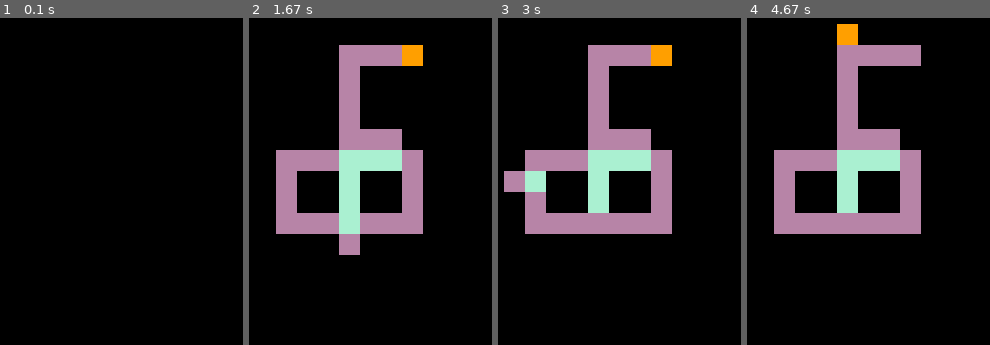
Above: before the commit, frames 1-4 (left to right).
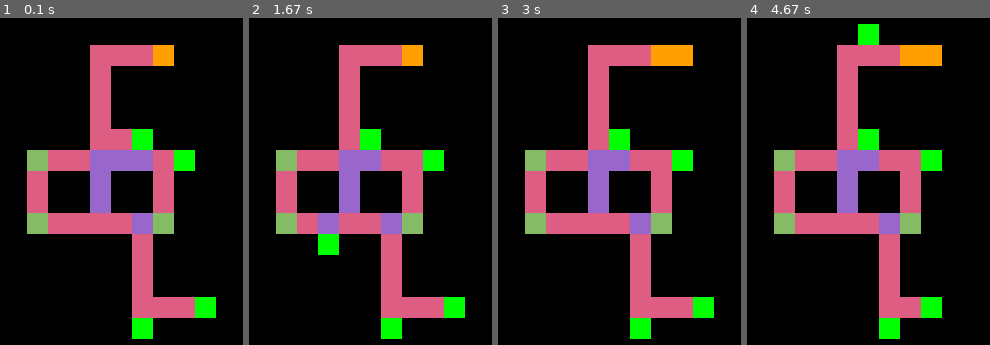
Above: after the commit, the same moments.

Repository: Winter-Guerra/CSAIL-Inherited-M-Block-Visualizer
Game: pygame game, started from graphics/pygame/visualizer2D.py
Same seed, same stepped clock (60 frames per second), same inputs: the game is played once before the commit and once after it. The source is Python 2; it was converted automatically to run under Python 3.
Inputs:
- Up to frame 1 (0.1 s): no input
- Up to frame 2 (1.67 s): no input
- Up to frame 3 (3 s): no input
- Up to frame 4 (4.67 s): no input

The runs differ from the first frame. In frame 1, 22% of the frame differs, in the area x 11-89%, y 8-99%; in frame 2, 22%; in frame 3, 22%; in frame 4, 23%, in the area x 11-81%, y 1-99%.

Commit message:
non-defiant loop done
-Dang son check out that visually pleasing color pallete.

Diff:
--- a/graphics/pygame/visualizer2D.py
+++ b/graphics/pygame/visualizer2D.py
@@ -1,86 +1,85 @@
+# 2D pygame visualization of 2D reconfiguration algorithm
+# for squares.
+# James Bern 7/15
+
 import pygame
 from pygame.locals import *
-import itertools
-
+import os # environ
 
 # globals
 screen = None
 clock = None
-config = []
+config = set()
 config_size = -1
 extreme = None
-test_cube = None
-
-# TODO: standardize variable names, config shouldn't
+O_set = set()
+M_set = set()
+N_set = set()
+T_set = set()
+rotating_cube = None
+
+# TODO: (now) standardize variable names, config shouldn't
 # be both a function argument and a global
+# TODO: make global names match names from paper
 
 def init_pygame():
     global screen
     global clock
+    os.environ['SDL_VIDEO_WINDOW_POS'] = "{},{}".format(2500,100)
     pygame.init()
     pygame.display.set_caption("visualizer2D.py")
     screen = pygame.display.set_mode([512,512])
     clock = pygame.time.Clock()
 
-def find_extreme(config):
+
+def find_extreme():
+    global config
     My = max([c[1] for c in config])
     mx = max([c[0] for c in config if c[1] == My])
     return (mx, My)
 
+
+def verify_configuration():
+    # Check rules 1, 2, 3 and output that the pass
+    pass
+
+
 def init_configuration():
     global config
     global config_size
     global extreme
-    global test_cube
     config = set([(0,0),(0,1),(1,0),(2,0),(3,0),(3,1),(3,2),(3,3),(4,3),
         (0,2),(0,3),(0,4),(0,5),(0,6),(1,3),(1,4),(2,3),(2,4),(-1,0),(-2,0),
         (-3,0),(-3,1),(-3,2),(-3,3),(-2,3),(-1,3),
-        (0,7),(0,8),(1,8),(2,8),(3,8)])
+        (0,7),(0,8),(1,8),(2,8),(3,8),(2,-1),(2,-2),(2,-3),(2,-4),(2,-5),
+        (3,-4),(4,-4),(5,-4)])
     config_size = len(config)
 
 
     # FORNOW: UR extreme
-    extreme = find_extreme(config)
-
-    # FORNOW: Move me
-    test_cube = (4,3)
-
-
-def rotate_clockwise(cube, config):
+    extreme = find_extreme()
+
+
+def rotate_clockwise(cube):
+    global config
     # FORNOW: Does not affect config
 
-    # TODO: this isn't the right assertion.
-    # We need to know that a clockwise motion is possible
-    #assert is_mobile(cube, config)
     (x, y) = cube
-    wrapped_coords = [((x+1,y),(x,y+1),(x+1,y+1)),
-                      ((x,y+1),(x-1,y),(x-1,y+1)),
-                      ((x-1,y),(x,y-1),(x-1,y-1)),
-                      ((x,y-1),(x+1,y),(x+1,y-1))]
-    for (c_curr, c_next, c_corner) in wrapped_coords:
+    clockwise_2box_coords = [((x+1,y),(x,y+1),(x+1,y+1)),
+                             ((x,y+1),(x-1,y),(x-1,y+1)),
+                             ((x-1,y),(x,y-1),(x-1,y-1)),
+                             ((x,y-1),(x+1,y),(x+1,y-1))]
+    for (c_curr, c_next, c_corner) in clockwise_2box_coords:
         if c_curr in config and c_next not in config:
             if c_corner in config:
+                # TODO: assert
                 return c_next
             else:
+                # TODO: assert
                 return c_corner
     raise Exception
 
 
-def is_mobile(cube, config):
-    # TODO: should this be general or assume the rules from
-    # the algorithm?  Probably should be a general check
-    # that there exists a valid move.
-
-    # neighbors_condition
-    all_neighbors = find_neighbors(cube, config)
-    x_neighbors = [cube2 for cube2 in all_neighbors
-            if cube2[1] == cube[1]]
-    y_neighbors = [cube2 for cube2 in all_neighbors
-            if cube2[0] == cube[0]]
-    neighbors_condition = (len(all_neighbors) <= 2 and
-            len(all_neighbors) > 0 and
-            len(x_neighbors) <= 1 and
-            len(y_neighbors) <= 1)
 
     # TODO: search for connectivity_condition
     connectivity_condition = True
@@ -88,89 +87,201 @@
     return neighbors_condition and connectivity_condition
 
 
-def find_neighbors(cube, config):
+def find_neighbors(cube):
+    global config
     x, y = cube
-    neighbors = [(x+i, y+j) for i in [-1,0,1] for j in [-1,0,1] if
-            (x+i, y+j) in config and abs(i) + abs(j) == 1]
+    neighbors = set([(x+i, y+j) for i in [-1,0,1] for j in [-1,0,1] if
+            (x+i, y+j) in config and abs(i) + abs(j) == 1])
     return neighbors
 
 
+def path_search(cube_a, cube_b):
+    '''
+    return True iff there exists a path between cube_a
+    and cube_b in configuration
+    '''
+    global config
+
+    # Run a simple breadth-first search
+    marked_cubes = set([cube_a])
+    prev_cubes = set([cube_a])
+    next_cubes = set()
+    old_len = -1
+    while len(marked_cubes) != old_len:
+        old_len = len(marked_cubes)
+        for cube in prev_cubes:
+            next_cubes.update(find_neighbors(cube))
+        marked_cubes.update(next_cubes)
+        prev_cubes = next_cubes.copy()
+
+    return cube_b in marked_cubes
+
+
+def update_configuration():
+    global config
+    global config_size
+    global extreme
+    global O_set, M_set, N_set, T_set
+
+    # # FORNOW: update extreme cube
+    # extreme = find_extreme()
+
+    # update O_set
+    O_set = set()
+    # NOTE: at intermediate steps the cube extreme may
+    # not actually be the extremal cube, so use find_extreme().
+    virtual_cube = (find_extreme()[0], find_extreme()[1]+1)
+    starting_location = virtual_cube
+    virtual_cube = rotate_clockwise(virtual_cube)
+    while virtual_cube != starting_location:
+        O_set.update(find_neighbors(virtual_cube))
+        virtual_cube = rotate_clockwise(virtual_cube)
+    # FORNOW: convention, shows up in step_configuration
+    # Basically, we don't want to look in the tail
+    # for cubes to move
+    O_set.remove(extreme)
+    for cube_t in T_set:
+        O_set.remove(cube_t)
+
+    # update M_set
+    M_set = set()
+    for cube in O_set:
+        neighbors_condition = False
+        connectivity_condition = False
+
+        # neighbors_condition: enforce any one neighbor,
+        # or two neighbors sharing a corner
+        # NOTE: greater than zero neighbors is the job
+        # of verify_configuration
+        cube_neighbors = find_neighbors(cube)
+        num_neighbors = len(cube_neighbors)
+        num_x_neighbors = len([cube2 for cube2 in cube_neighbors
+                if cube2[1] == cube[1]])
+        num_y_neighbors = len([cube2 for cube2 in cube_neighbors
+                if cube2[0] == cube[0]])
+        if num_x_neighbors <= 1 and num_y_neighbors <= 1:
+            neighbors_condition = True
+
+        # connectivity_condition:
+        # if one neighbor: True
+        # if two neighbors: ensure there exists a path connecting the neighbors
+        # but not containing the cube under examination
+        if num_neighbors == 1:
+            connectivity_condition = True
+        elif num_neighbors == 2 and neighbors_condition:
+            config.remove(cube)
+            cube_a = cube_neighbors.pop()
+            cube_b = cube_neighbors.pop()
+            # restore cube_neighbors to keep things clean
+            cube_neighbors = find_neighbors(cube)
+            connectivity_condition = path_search(cube_a, cube_b)
+            config.add(cube)
+
+        if neighbors_condition and connectivity_condition:
+            M_set.add(cube)
+
+    # update N_set
+    N_set = set()
+    for cube in M_set:
+        non_splitting = True
+        x, y = cube
+
+        clockwise_2box_coords = [((x+1,y),(x,y+1),(x+1,y+1)),
+                                 ((x,y+1),(x-1,y),(x-1,y+1)),
+                                 ((x-1,y),(x,y-1),(x-1,y-1)),
+                                 ((x,y-1),(x+1,y),(x+1,y-1))]
+        for (c_curr, c_next, c_corner) in clockwise_2box_coords:
+            if (c_curr in config and c_next in config
+                    and c_corner not in config):
+                non_splitting = False
+
+        if non_splitting:
+            N_set.add(cube)
+
+    # check that we haven't done anything crazy
+    assert len(config) == config_size
+
+
+def step_configuration():
+    global config
+    global extreme
+    global O_set, M_set, N_set, T_set
+    global rotating_cube
+
+    if rotating_cube == None:
+        # Pythonic for "if len(N_set) != 0"
+        if N_set:
+            rotating_cube = N_set.pop()
+        else:
+            print "TODO: implement Three Cube Escape"
+            exit(1)
+    else:
+        print ".",
+        if not (rotating_cube[1] == extreme[1] and rotating_cube[0] > extreme[0]):
+            config.remove(rotating_cube)
+            rotating_cube = rotate_clockwise(rotating_cube)
+            config.add(rotating_cube)
+        else:
+            T_set.add(rotating_cube)
+            rotating_cube = None
+
+
 def draw_configuration():
+    global config
     global screen
     global extreme
-
-    outer_boundary_cubes = set([extreme])
-    virtual_cube = (extreme[0], extreme[1]+1)
-    starting_location = virtual_cube
-
-    virtual_cube = rotate_clockwise(virtual_cube, config)
-    while virtual_cube != starting_location:
-        outer_boundary_cubes.update(find_neighbors(virtual_cube,config))
-        virtual_cube = rotate_clockwise(virtual_cube, config)
-
-    def draw_cube(cube):
-        DEFAULT = (170,240,209)
-        BOUNDARY = (183,132,167)
-        EXTREME = (255,159,0)
-
+    global O_set, M_set, N_set, T_set
+
+    screen.fill((0,0,0))
+
+    def draw_cube(cube, color):
         c = screen.get_size()[0]/24
         N = screen.get_size()[0]/c/2;
         (x, y) = (cube[0]+N, cube[1]+N)
-
-        # color cubes
+        pygame.draw.rect(screen, color, [x*c, screen.get_size()[1]-c-y*c, c, c])
+
+    DEFAULT = (153,102,204)
+    BOUNDARY = (222,93,131)
+    EXTREME = (255,159,0)
+    MOBILE = (133,187,101)
+    MOBILE_NON_SPLITTING = (0,255,0)
+
+    # NOTE: precendence order
+    for cube in config:
         color = DEFAULT
-        if cube == extreme:
+        if cube == extreme or cube in T_set:
             color = EXTREME
-        elif cube in outer_boundary_cubes:
+        elif cube in N_set:
+            color = MOBILE_NON_SPLITTING
+        elif cube in M_set:
+            color = MOBILE
+        elif cube in O_set:
             color = BOUNDARY
-        pygame.draw.rect(screen, color, [x*c, screen.get_size()[1]-c-y*c, c, c])
-
-    for cube in config:
-        draw_cube(cube)
-
-
-def step_configuration():
-    global config
-    global config_size
-    global extreme
-    global test_cube
-
-    config.remove(test_cube)
-    # TODO: should rotations affect the configuration?
-    # Probably not, because we use rotations for testing, etc.
-    test_cube = rotate_clockwise(test_cube, config)
-    config.add(test_cube)
-
-    # update extreme cube
-    extreme = find_extreme(config)
-
-    # check that we haven't done anything crazy
-    assert len(config) == config_size
+        draw_cube(cube, color)
+
+    pygame.display.flip()
 
 
 def main():
     init_pygame()
     # initialize the configuration
     init_configuration()
+    update_configuration()
 
     while True:
-        clock.tick(5)
-
+        clock.tick(15)
         # key handling
         for event in pygame.event.get():
             if (event.type == QUIT or
                     (event.type == KEYDOWN and event.key == K_q)):
                 pygame.quit()
                 exit()
-        # black out screen
-        screen.fill((0,0,0))
-
-        # deal with config
+
+        # NOTE: step_configuration also calls draw_configuration, but whatever
+        step_configuration()
+        update_configuration()
         draw_configuration()
-        step_configuration()
-
-        # flip display
-        pygame.display.flip()
+
 
 
 if __name__ == '__main__': main()
Not shown, added: graphics/pygame/.visualizer2D.py.swp
